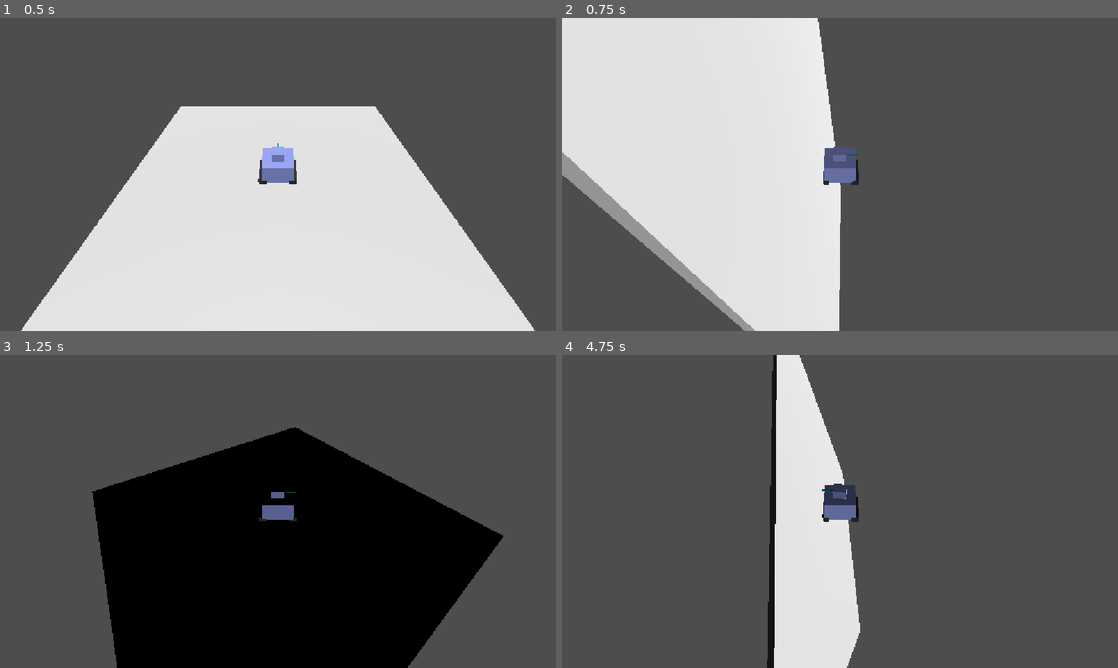
Above: before the commit, frames 1-4 (two rows, left to right).
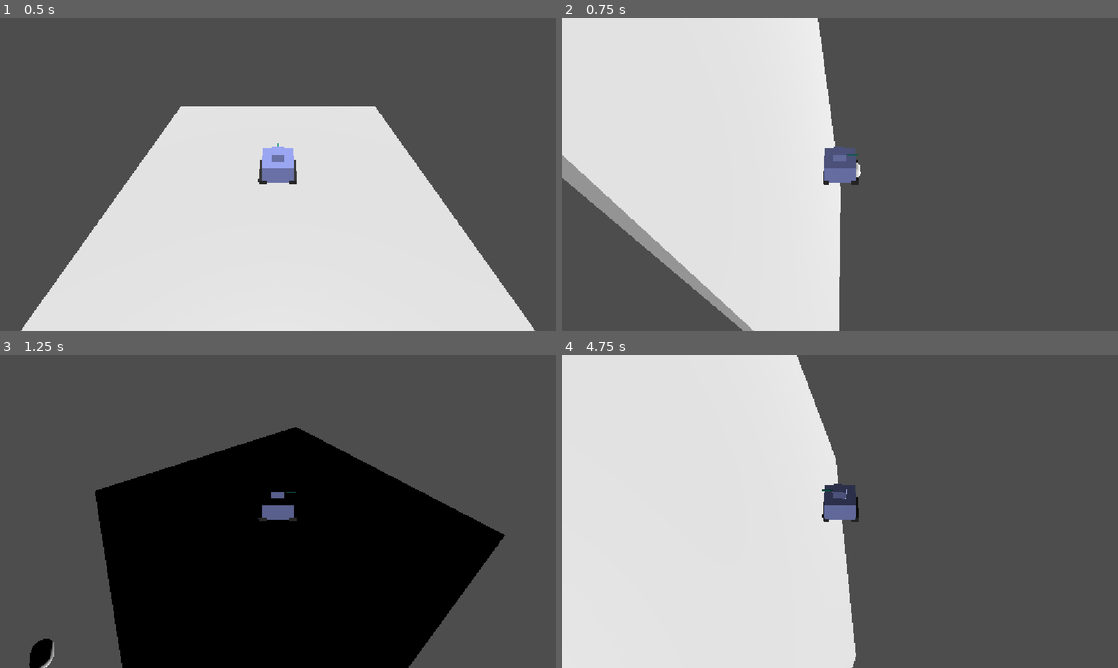
Above: after the commit, the same moments.

Repository: Grihgrix/Tank_Shift
Game: Godot game, scene res://Game scenes/Main_game_scene.tscn
Same seed, same stepped clock (60 frames per second), same inputs: the game is played once before the commit and once after it.
Inputs (mouse positions are in pixels of both pictures, inside the frame that each line leads up to):
- Up to frame 1 (0.5 s): no input
- Up to frame 2 (0.75 s): tap Enter (ui_accept) at 0.5 s; move the mouse to (962, 158) at 0.52 s; hold Right (ui_right) from 0.53 s (still down); click (962, 158) at 0.6 s
- Up to frame 3 (1.25 s): keep holding Right (ui_right); tap Enter (ui_accept) at 0.77 s
- Up to frame 4 (4.75 s): move the mouse to (728, 527) at 1.27 s; release Right (ui_right) at 1.28 s; hold Down (ui_down) 1.28-2.03 s; click (728, 527) at 1.35 s; tap Enter (ui_accept) at 1.52, 3.02, 3.77, 4.52 s; move the mouse to (895, 442) at 2.02 s; hold Right (ui_right) 2.03-2.78 s; click (895, 442) at 2.1 s; move the mouse to (812, 574) at 2.77 s; hold Up (ui_up) 2.78-3.53 s; click (812, 574) at 2.85 s; move the mouse to (1006, 558) at 3.52 s; hold Left (ui_left) from 3.53 s (still down); click (1006, 558) at 3.6 s; move the mouse to (673, 464) at 4.27 s; click (673, 464) at 4.35 s

Frame 1 is identical in both runs. In frame 2, 0.5% of the frame differs, in the area x 0-54%, y 3-100%; in frame 3, 0.9%; in frame 4, 39%, in the area x 0-54%, y 0-100%.

Commit message:
Removed projectile collision and make it more visisble

Diff:
--- a/Game scenes/Character scenes/projectile.tscn
+++ b/Game scenes/Character scenes/projectile.tscn
@@ -1,8 +1,4 @@
 [gd_scene format=4 uid="uid://dtuml6dg77f6r"]
-
-[sub_resource type="CapsuleShape3D" id="CapsuleShape3D_jg0fb"]
-radius = 0.033203125
-height = 0.13806152
 
 [sub_resource type="StandardMaterial3D" id="StandardMaterial3D_lsdud"]
 
@@ -39,12 +35,8 @@
 
 [node name="Projectile_RigidBody3D" type="RigidBody3D" unique_id=848348561]
 
-[node name="CollisionShape3D" type="CollisionShape3D" parent="." unique_id=290513767]
-transform = Transform3D(1, 0, 0, 0, -4.371139e-08, -1, 0, 1, -4.371139e-08, 0, 7.203482e-11, -0.0016479492)
-shape = SubResource("CapsuleShape3D_jg0fb")
-
 [node name="Proto_obus" type="Node3D" parent="." unique_id=2049321126]
 
 [node name="Mball_001" type="MeshInstance3D" parent="Proto_obus" unique_id=1736539462]
-transform = Transform3D(-1.3113416e-09, 0, 0.03, 0, 0.03, 0, -0.03, 0, -1.3113416e-09, 0, 0, 0)
+transform = Transform3D(-1.3113417e-08, 0, 0.3, 0, 0.3, 0, -0.3, 0, -1.3113417e-08, 0, 0, 0)
 mesh = SubResource("ArrayMesh_it7jn")
